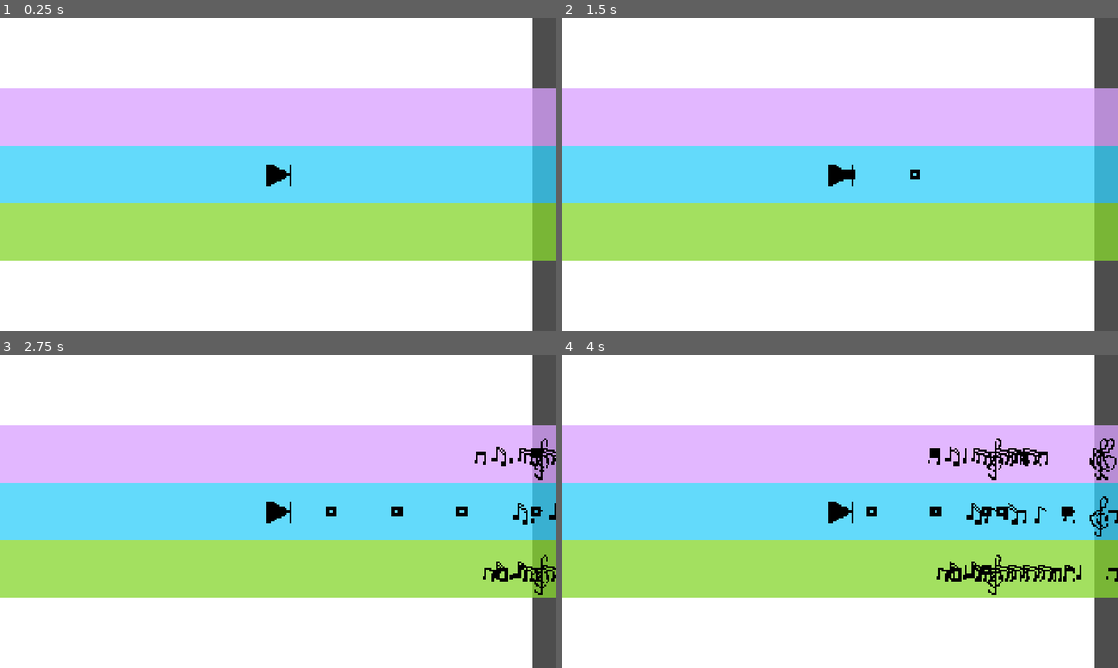
Above: before the commit, frames 1-4 (two rows, left to right).
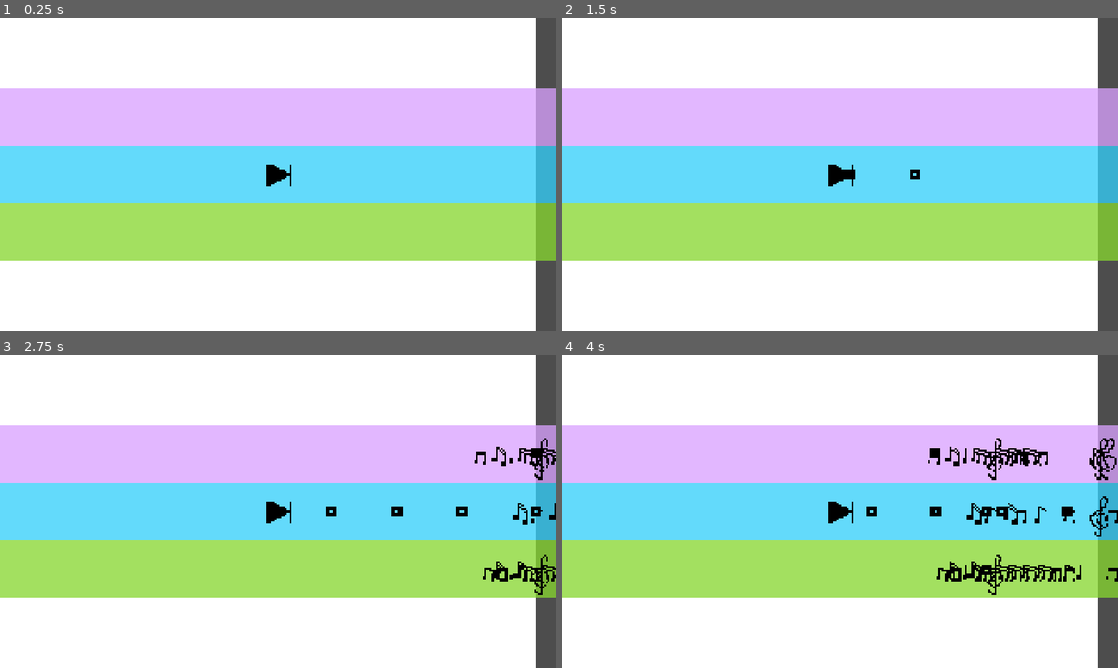
Above: after the commit, the same moments.

Repository: chorwat2137/haven-2026
Game: Godot game, scene res://scenes/main.tscn
Same seed, same stepped clock (60 frames per second), same inputs: the game is played once before the commit and once after it.
Inputs:
- Up to frame 1 (0.25 s): no input
- Up to frame 2 (1.5 s): tap Enter (ui_accept) at 0.5, 0.77 s; hold Right (ui_right) from 0.53 s (still down); tap Space (shoot) at 0.6, 1.35 s
- Up to frame 3 (2.75 s): tap Enter (ui_accept) at 1.52 s; release Right (ui_right) at 2.03 s; hold Left (ui_left) from 2.03 s (still down); tap Space (shoot) at 2.1 s
- Up to frame 4 (4 s): release Left (ui_left) at 2.78 s; hold Right (ui_right) from 2.78 s (still down); tap Space (shoot) at 2.85, 3.6 s; tap Enter (ui_accept) at 3.02, 3.77 s

The runs differ from the first frame. In frame 1, 0.6% of the frame differs, in the area x 95-97%, y 0-100%; in frame 2, 0.6%; in frame 3, 0.5%; in frame 4, 0.6%.

Commit message:
Automatic sync

Diff:
--- a/scenes/main.tscn
+++ b/scenes/main.tscn
@@ -49,7 +49,7 @@
 
 [node name="Spectrum" parent="Player/Camera2D2" unique_id=137574055 instance=ExtResource("3_sugp2")]
 z_index = -1
-offset_left = -1040.0
+offset_left = -1030.0
 offset_top = -540.0
-offset_right = 880.0
+offset_right = 890.0
 offset_bottom = 540.0
